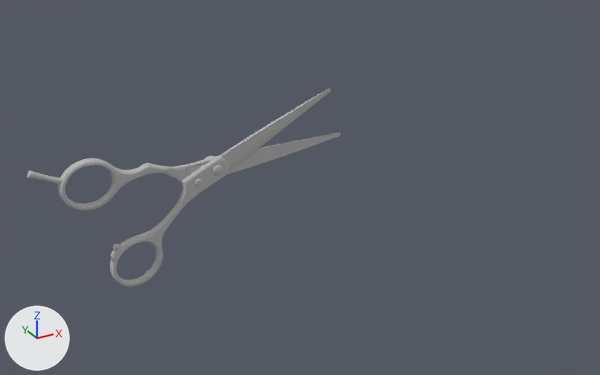
The FBX model unity3d/Assets/CJ_3dModel/Barber_Shears_FBX/Barber_Shears_FBX.FBX as it was, and as the next commit left it.
Both versions are drawn from a 50 mm camera at (-0.146, -0.375, 0.221) aimed at (0.041, -0.036, 0.052). The axes (+X, +Y, +Z) are drawn at lower left. The lights are the same throughout.

In view in the first picture: 'Blade1', 'Blade2', 'Finger_Rest', 'Handle1', 'Handle2', 'Screw', 'Screw2'.
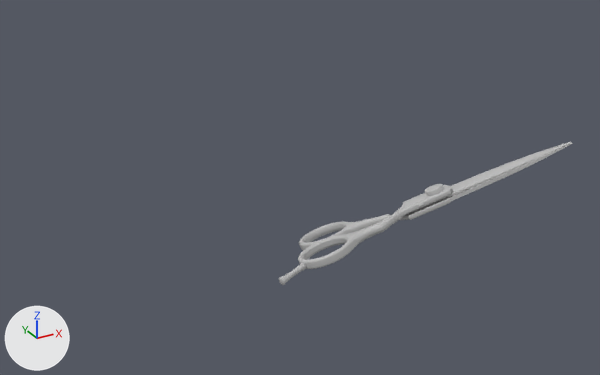
Changed parts and their boxes [x1, y1, x2, y2] in the pictures (600 x 375 px):
'Handle1', moved, turned
    before: [58, 157, 215, 211]
    after: [298, 185, 452, 269]
'Handle2', moved, turned
    before: [110, 156, 229, 287]
    after: [299, 198, 451, 250]
'Blade1', moved, turned
    before: [186, 132, 340, 176]
    after: [412, 142, 571, 212]
'Blade2', moved, turned
    before: [219, 88, 331, 171]
    after: [411, 142, 573, 213]
'Finger_Rest', moved, turned
    before: [27, 170, 60, 184]
    after: [279, 263, 305, 285]
'Screw', moved, turned
    before: [204, 156, 223, 175]
    after: [425, 184, 444, 196]
'Screw2', moved (not visible afterwards)
    before: [195, 179, 202, 186]

The edits, one by one:
In object 'Blade1' (ob_blade1), parent goes from ob_barber_shears to ob_ring_finger.
Object 'Blade1' (ob_blade1) moves from (3.903, -0.107, 5.675) to (0.229, 2.935, 10.33).
Object 'Blade1' (ob_blade1) turns from (0, 0, 0) to (21, -76, 82) degrees about x, y and z.
In object 'Finger_Rest' (ob_finger_rest), parent goes from ob_barber_shears to ob_ring_finger.
Object 'Finger_Rest' (ob_finger_rest) moves from (-7.763, -0.196, 6.869) to (0.241, -1.138, -0.482).
Object 'Finger_Rest' (ob_finger_rest) turns from (0, 0, 0) to (20, -76, 86) degrees about x, y and z.
Object 'Screw2' (ob_screw2) moves from (-0.182, -0.506, 5.137) to (3.312, -2.666, 4.704).
In object 'Handle2' (ob_handle2), parent goes from ob_barber_shears to ob_thumb_finger.
Object 'Handle2' (ob_handle2) moves from (-1.737, -0.21, 3.151) to (1.828, -1.264, 3.194).
Object 'Handle2' (ob_handle2) turns from (0, 0, 0) to (74, -64, 34) degrees about x, y and z.
In object 'Blade2' (ob_blade2), parent goes from ob_barber_shears to ob_thumb_finger.
Object 'Blade2' (ob_blade2) moves from (3.581, -0.291, 6.766) to (5.046, -3.321, 8.367).
Object 'Blade2' (ob_blade2) turns from (0, 0, 0) to (74, -64, 34) degrees about x, y and z.
In object 'Screw' (ob_screw), parent goes from ob_barber_shears to ob_thumb_finger.
Object 'Screw' (ob_screw) moves from (0.906, 0.0, 5.608) to (3.427, -2.967, 5.952).
Object 'Screw' (ob_screw) turns from (0, 0, 0) to (74, -64, 34) degrees about x, y and z.
In object 'Handle1' (ob_handle1), parent goes from ob_barber_shears to ob_ring_finger.
Object 'Handle1' (ob_handle1) moves from (-2.786, -0.186, 6.076) to (0.115, 0.825, 4.159).
Object 'Handle1' (ob_handle1) turns from (0, 0, 0) to (20, -76, 86) degrees about x, y and z.
Object 'thumb_finger' (ob_thumb_finger) is new.
Its parent is ob_scissors.
Its location is (-4.637, 2.781, -5.558).
Its rotation in degrees is (-0.3, 1.2, -0.7).
Object 'scissors' (ob_scissors) is new.
Its parent is ob_barber_shears_fbx.
Its location is (10.88, 3.529, 7.108).
Its rotation in degrees is (-101, -31, -44).
Object 'Barber_Shears_FBX' (ob_barber_shears_fbx) is new.
Its location is (0.0, 0.0, 0.0).
Its rotation in degrees is (90, 0, 0).
Its scale is (0.01, 0.01, 0.01).
Object 'ring_finger' (ob_ring_finger) is new.
Its parent is ob_scissors.
Its location is (-4.69, 0.47, -6.52).
Its rotation in degrees is (21, 27, 1.3).
